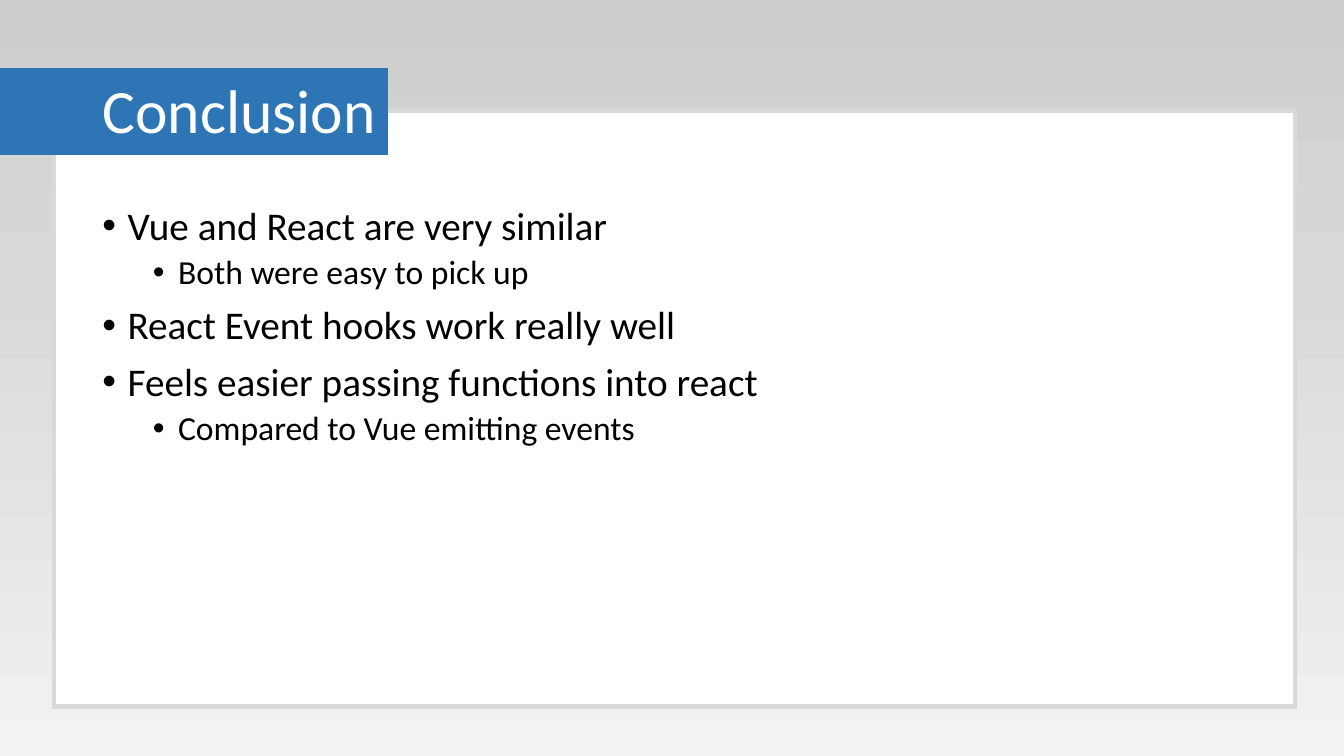
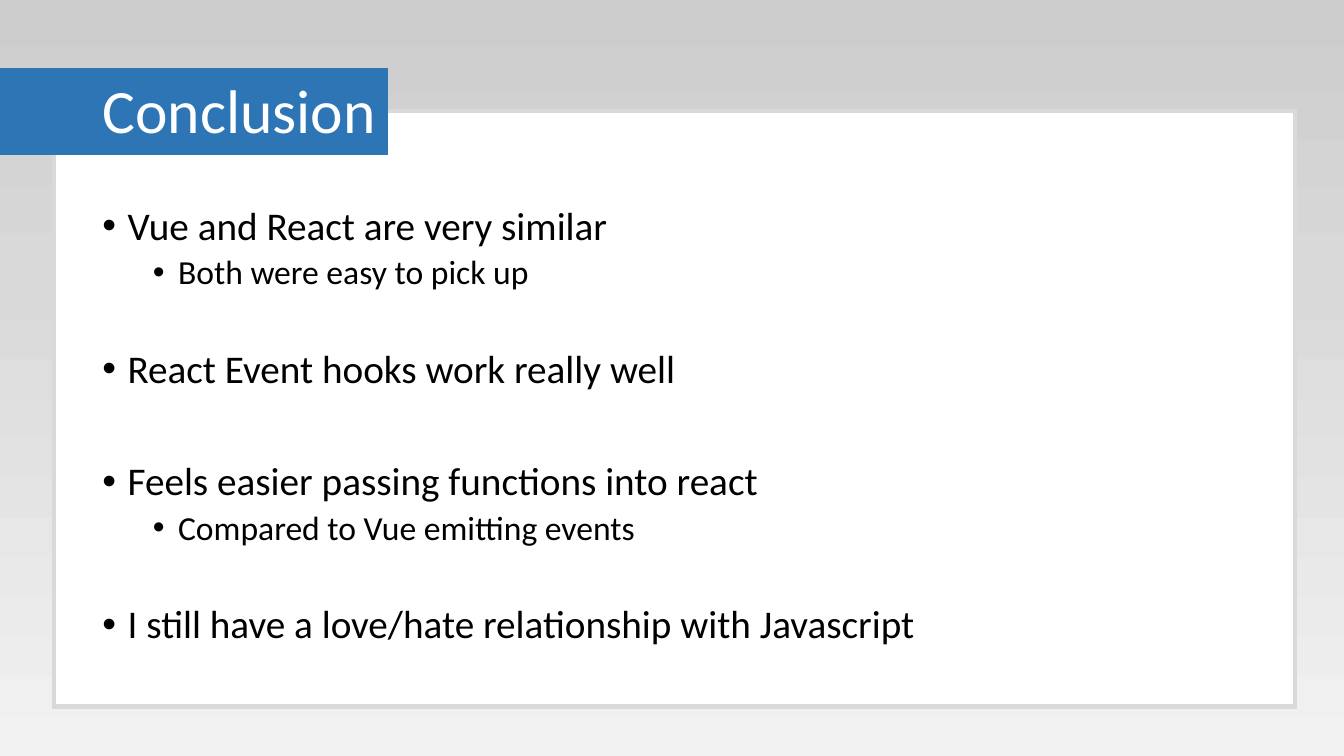
Before and after one commit to Paul-Hadfield/GameOfLife-Talk, a slide deck: slide 27 of Game Of Life Presentation.pptx. Drawn at 1344x756 pixels with LibreOffice and Linux fonts; fonts in the diff are those of the drawing. Boxes give left, top, right and bottom in pixels: in the first picture for what was removed or moved away, otherwise in the second. Text is boxed around its words. In the diff, an @@ line names an element or a change of style, - is before the commit and + after.

Commit message:
Updated presentation

```diff
--- a/Game Of Life Presentation.pptx
+++ b/Game Of Life Presentation.pptx
@@ text at (x1=128, y1=610, x2=914, y2=645): paragraph added @@
+• I still have a love/hate relationship with Javascript
```
